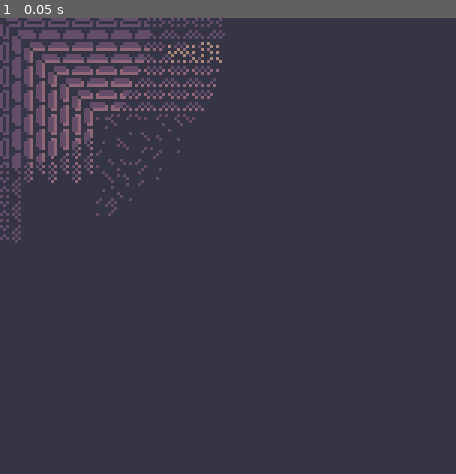
Above: before the commit, frame 1.
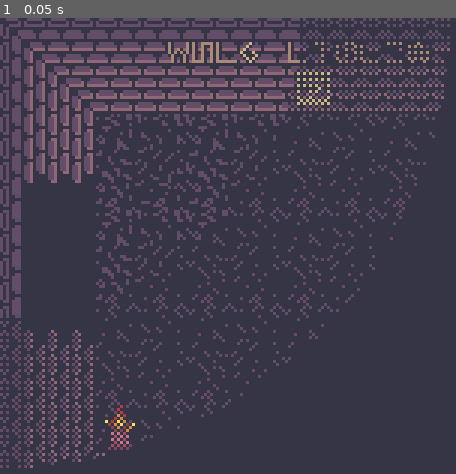
Above: after the commit, the same moment.

Repository: JoshuaKlot/gdg-game-jam-5
Game: Godot game, scene res://scene/rooms/1_torch_puzzle.tscn
Same seed, same stepped clock (60 frames per second), same inputs: the game is played once before the commit and once after it. This scene is started directly instead of the project's main scene.
Inputs:
- Up to frame 1 (0.05 s): no input

The runs differ from the first frame. In frame 1, 13% of the frame differs, in the area x 0-99%, y 0-99%.
Error after the commit: Attempt to call function 'get_node' in base 'null instance' on a null instance. (res://scene/torch.gd:41)

Commit message:
Make 1 torch start off lit

Diff:
--- a/scene/torch.gd
+++ b/scene/torch.gd
@@ -8,7 +8,7 @@
 @onready var player = get_tree().get_first_node_in_group("Player")
 
 func _ready() -> void:
-	if _G.torch_puzzle_lit.get_or_add(position, false):
+	if _G.torch_puzzle_lit.get_or_add(position, id == 1):
 		call_deferred("enflame")
 	z_index = floori(global_position.y)
 
Binary file changed: asset/torch.png
